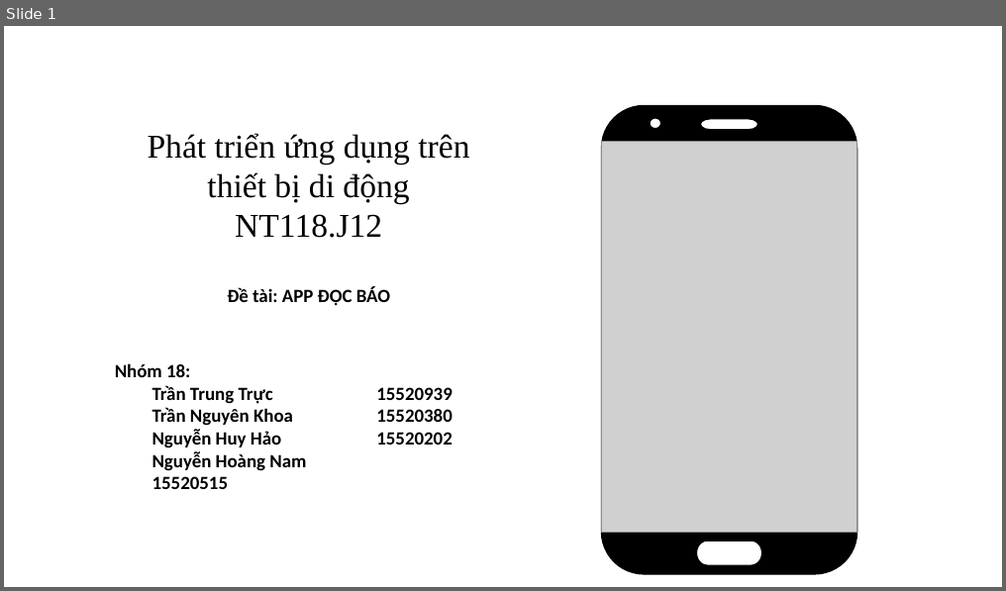
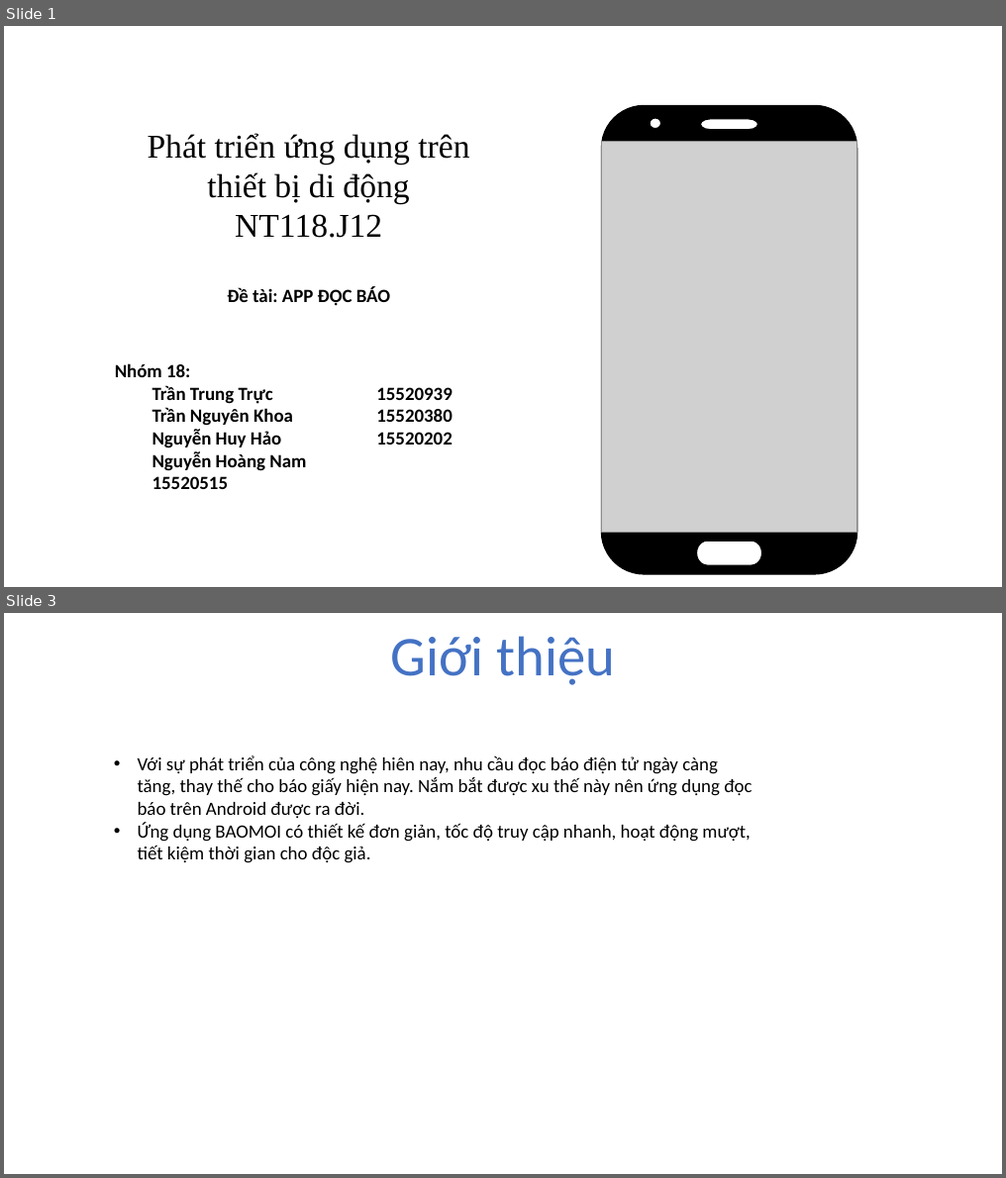
Before and after one commit to hoangnam1997/android, a slide deck: document/file_thuyet_trinh.pptx. Shown one above the other, each under a label of ours: slide 1 before the commit, slides 1 and 3 after it; the slides between them are not shown. The pictures are 1006x591 and 1006x1178 pixels, drawn with LibreOffice and Linux fonts; fonts in the diff are those of the drawing; grey boxes stand for pictures; background and template pictures are left out. Boxes give left, top, right and bottom in pixels: in the first picture for what was removed or moved away, otherwise in the second. Text is boxed around its words. In the diff, an @@ line names an element or a change of style, - is before the commit and + after.

```diff
--- a/document/file_thuyet_trinh.pptx
+++ b/document/file_thuyet_trinh.pptx
@@ slide 3 added at (4, 613, 1002, 1174), background picture (left out) @@
@@ text added at (390, 636, 616, 685), 54 pt, text #4472C4 @@
+Giới thiệu
@@ text added at (138, 756, 751, 863), 18 pt, text #000000 @@
+• Với sự phát triển của công nghệ hiên nay, nhu cầu đọc báo điện tử ngày càng tăng, thay thế cho báo giấy hiện nay. Nắm bắt được xu thế này nên ứng dụng đọc báo trên Android được ra đời.
+• Ứng dụng BAOMOI có thiết kế đơn giản, tốc độ truy cập nhanh, hoạt động mượt, tiết kiệm thời gian cho độc giả.
```
Also in this commit, not shown: 5 slides changed, 8 other slides added, 2 other files.
